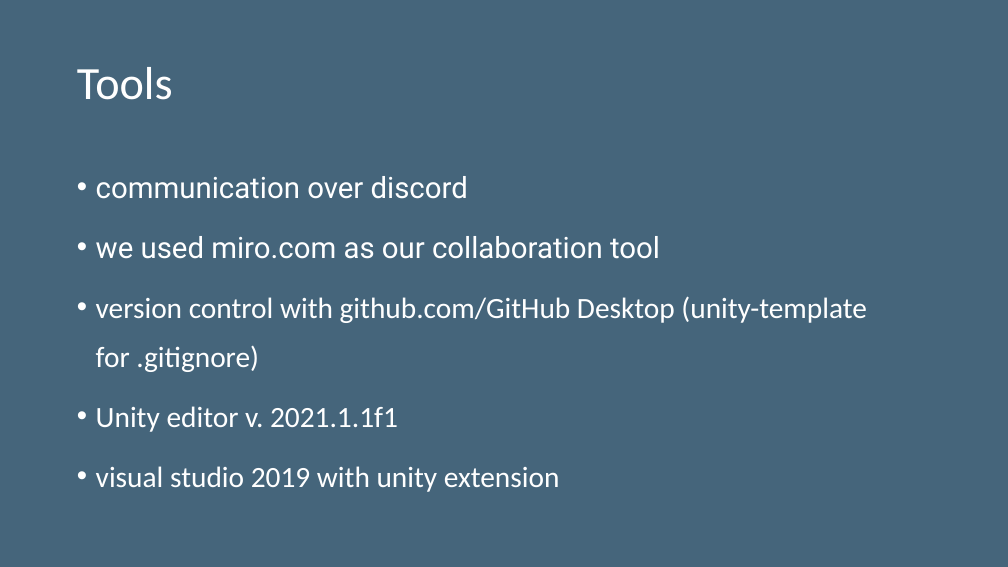
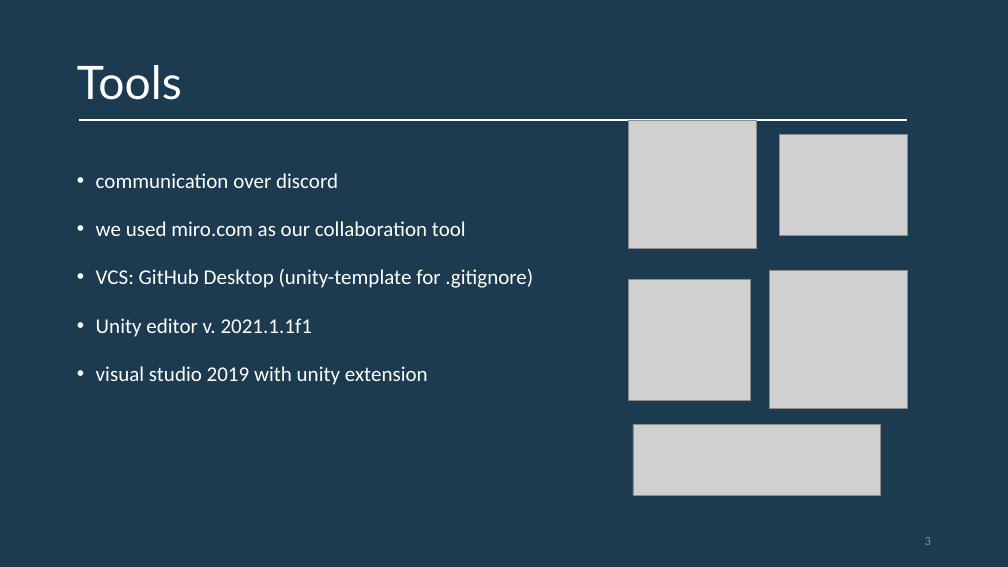
Before and after one commit to DarioBruckner/2d-Rpg, a slide deck: slide 3 of final_upload_ring_retrieve_simulator/presentation/Ring_retrieve_simulator.pptx. Drawn at 1008x567 pixels with LibreOffice and Linux fonts; fonts in the diff are those of the drawing; grey boxes stand for pictures. Boxes give left, top, right and bottom in pixels: in the first picture for what was removed or moved away, otherwise in the second. Text is boxed around its words. In the diff, an @@ line names an element or a change of style, - is before the commit and + after.

```diff
--- a/final_upload_ring_retrieve_simulator/presentation/Ring_retrieve_simulator.pptx
+++ b/final_upload_ring_retrieve_simulator/presentation/Ring_retrieve_simulator.pptx
@@ background #45657B to #1D3B50 @@
@@ title "Tools" at [77, 65, 182, 100]: font Calibri to Lato @@
@@ line added from (79, 119) to (907, 119), #FFFFFF 2.25 pt @@
@@ picture added at [629, 120, 757, 248] @@
@@ picture added at [780, 134, 908, 235] @@
@@ text at [96, 173, 466, 385]: size 28 to 20 pt in "communication over discord", "we used miro.com as our collaboration tool", "Unity editor v. 2021.1.1f1", "visual studio 2019 with unity extension"; font Roboto to Calibri in "communication over discord", "we used miro.com as our collaboration tool"; line spacing 1.4 to 1.5 @@
@@ text at [96, 269, 533, 288]: text changed; size 28 to 20 pt @@
-• version control with github.com/GitHub Desktop (unity-template for .gitignore)
+• VCS: GitHub Desktop (unity-template for .gitignore)
@@ picture added at [629, 279, 750, 400] @@
@@ picture added at [770, 271, 908, 409] @@
@@ picture added at [633, 424, 881, 495] @@
@@ page number added at [925, 537, 931, 545], 12 pt, text #8C8C8C @@
+3
```
Also in this commit, not shown: 7 other slides changed, 1 other file.
